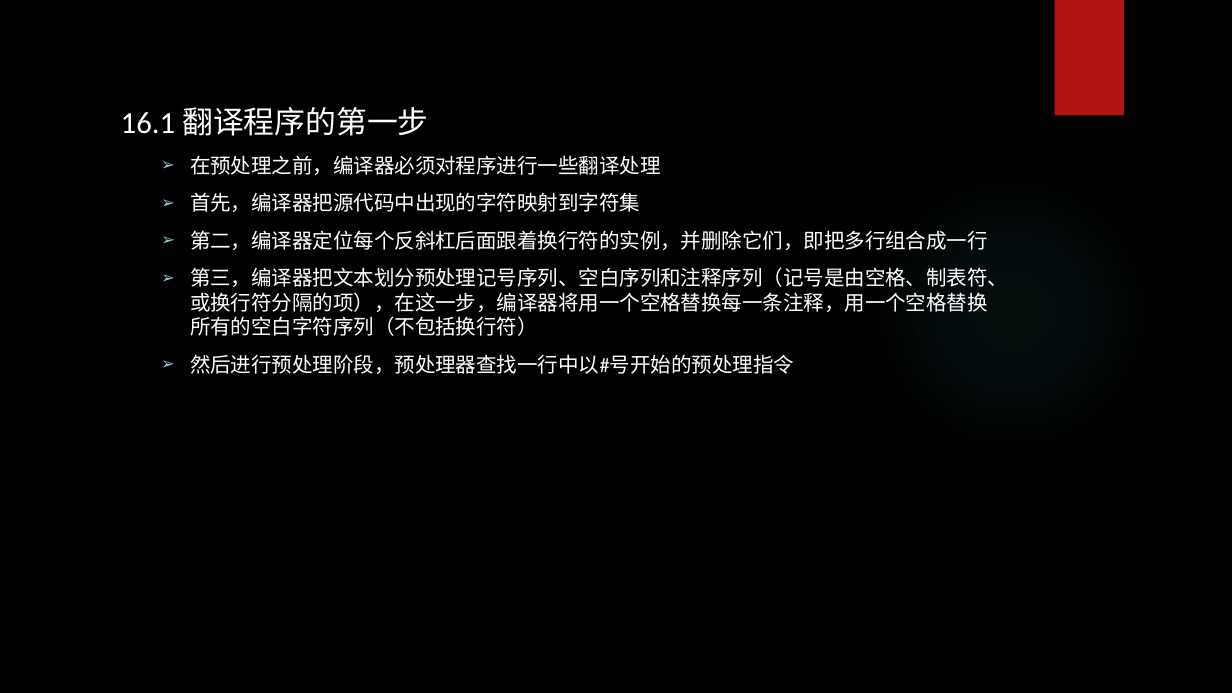
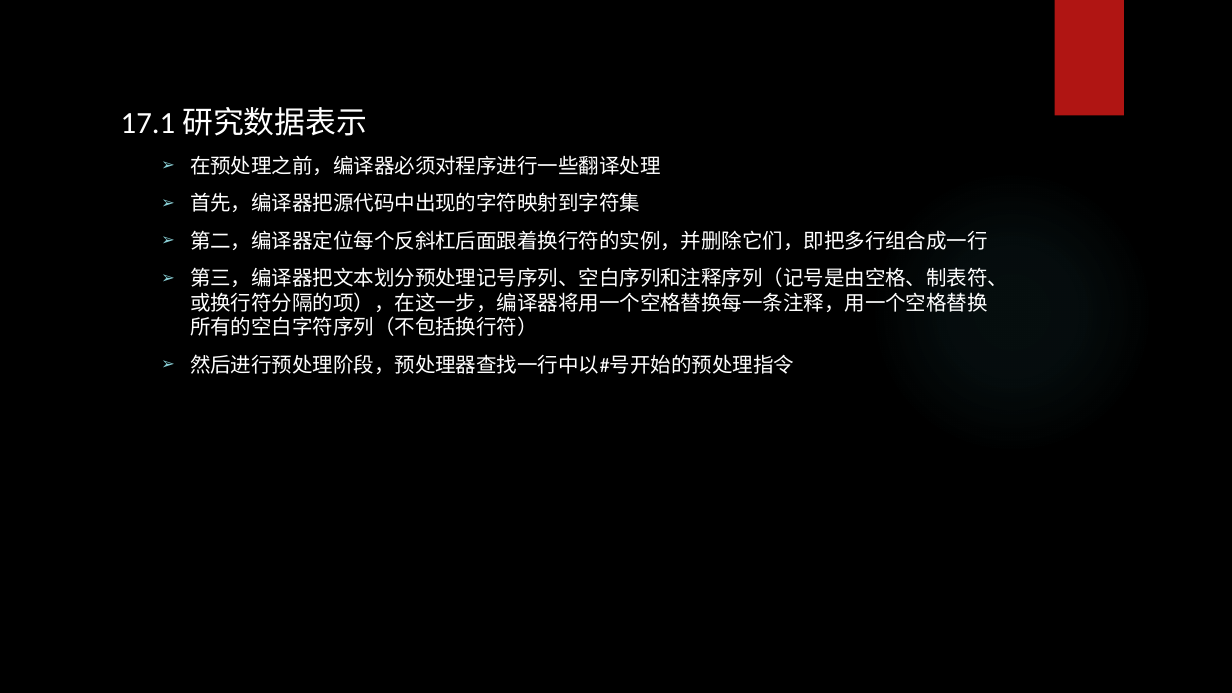
Before and after one commit to tsyin/c_ppt-code, a slide deck: slide 2 of PPT/17 高级数据表示.pptx. Drawn at 1232x693 pixels with LibreOffice and Linux fonts; fonts in the diff are those of the drawing; background and template pictures are left out. Boxes give left, top, right and bottom in pixels: in the first picture for what was removed or moved away, otherwise in the second. Text is boxed around its words. In the diff, an @@ line names an element or a change of style, - is before the commit and + after.

```diff
--- a/PPT/17 高级数据表示.pptx
+++ b/PPT/17 高级数据表示.pptx
@@ text at (121, 107, 367, 136): text changed @@
-16.1 翻译程序的第一步
+17.1 研究数据表示
```
Also in this commit, not shown: 1 other slide changed, 7 other files.
